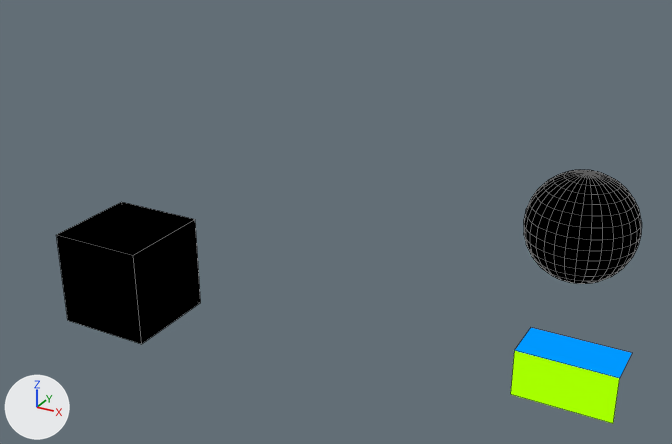
The Blender file examples/animations/animations.blend: old version first, new version second.
Both versions are drawn from a 50 mm camera at (3.43, -15.15, 9.44) aimed at (-4.43, -0.86, 2.29). Lighting does not change. The marker at lower left points along +X, +Y and +Z. Mesh edges are drawn as thin lines.
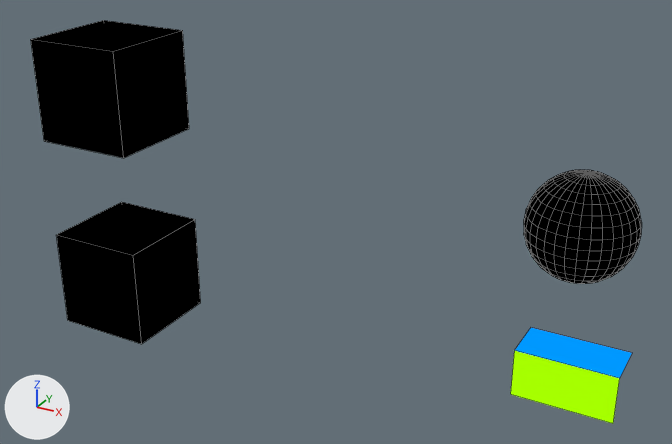
Location of each change, [x1, y1, x2, y2] in pixels of the pictures (672 x 444 px):
```json
{"object": "Cube.002", "change": "added", "after": [31, 20, 189, 158]}
```

The change, as JSON lines over the scene's bpy script:
```json
{"op": "add", "block": "ob_cube_002", "code": ["ob_cube_002 = bpy.data.objects.new('Cube.002', me_cube_001.copy())  # the mesh of ob_cube_001", "ob_cube_002.parent = ob_cube_001", "ob_cube_002.matrix_parent_inverse = Matrix(((1.0, 0.0, 0.0, 8.899), (0.0, 1.0, 0.0, 1.733), (0.0, 0.0, 1.0, -0.578), (0.0, 0.0, 0.0, 1.0)))", "ob_cube_002.location = (-8.899, -1.733, 4.578)"]}
```
